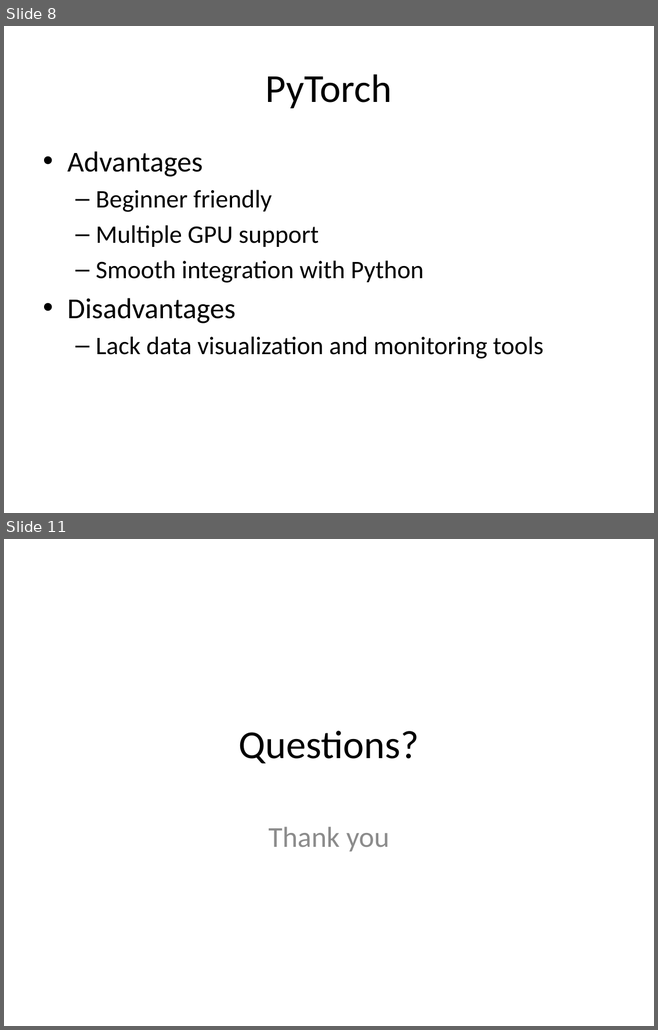
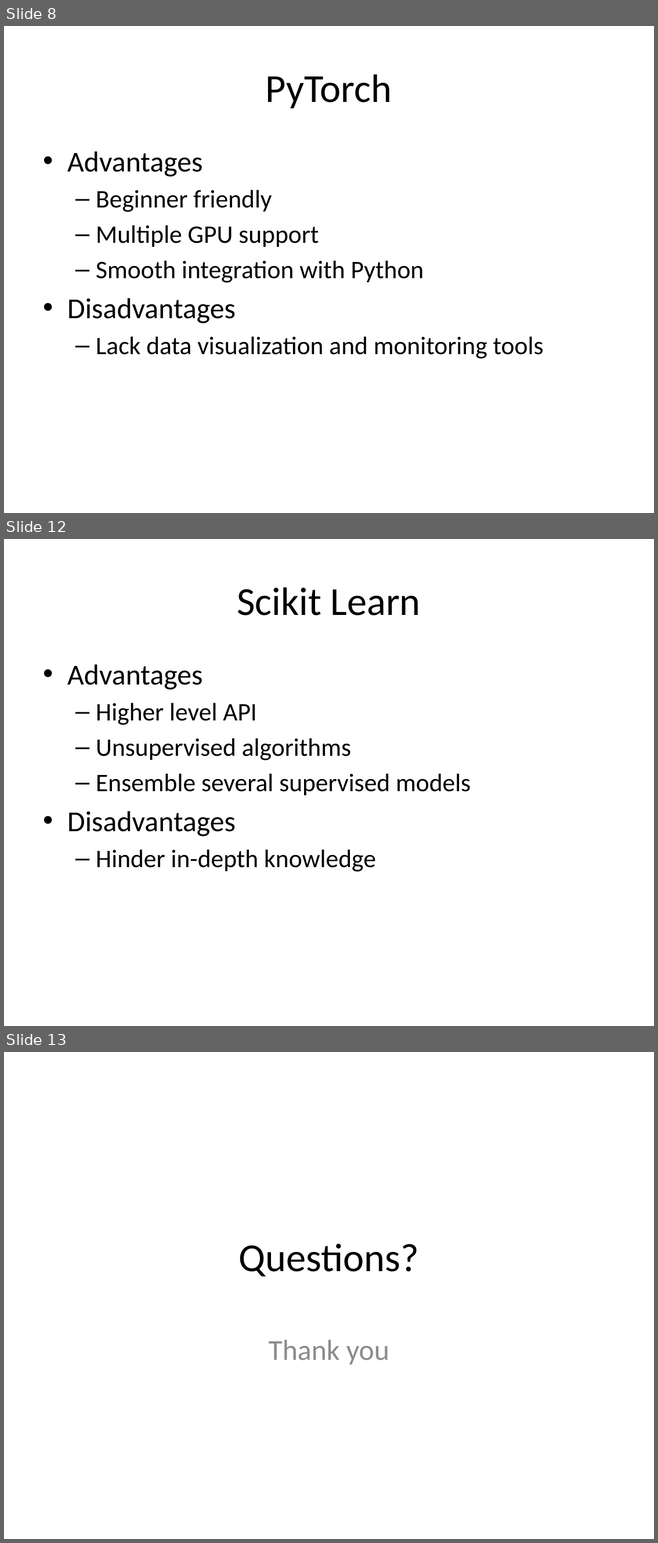
Before and after one commit to look4pritam/ArtificialIntelligence, a slide deck: Introduction/MachineLearningFrameworks.pptx. Shown one above the other, each under a label of ours: slides 8 and 11 before the commit, slides 8, 12 and 13 after it; the slides between them are not shown. The pictures are 658x1030 and 658x1543 pixels, drawn with LibreOffice and Linux fonts; fonts in the diff are those of the drawing. Boxes give left, top, right and bottom in pixels: in the first picture for what was removed or moved away, otherwise in the second. Text is boxed around its words. In the diff, an @@ line names an element or a change of style, - is before the commit and + after.

```diff
--- a/Introduction/MachineLearningFrameworks.pptx
+++ b/Introduction/MachineLearningFrameworks.pptx
@@ slide 12 added at [4, 539, 654, 1026], background #FFFFFF @@
@@ title added at [237, 587, 420, 616], 44 pt, text #000000 @@
+Scikit Learn
@@ text added at [67, 664, 470, 872], 28 pt, text #000000 @@
+• Advantages
+  – Higher level API
+  – Unsupervised algorithms
+  – Ensemble several supervised models
+• Disadvantages
+  – Hinder in-depth knowledge
@@ what was slide 11 is now slide 13 @@
```
Also in this commit, not shown: 3 slides changed, 2 other slides added, 1 slide removed.
